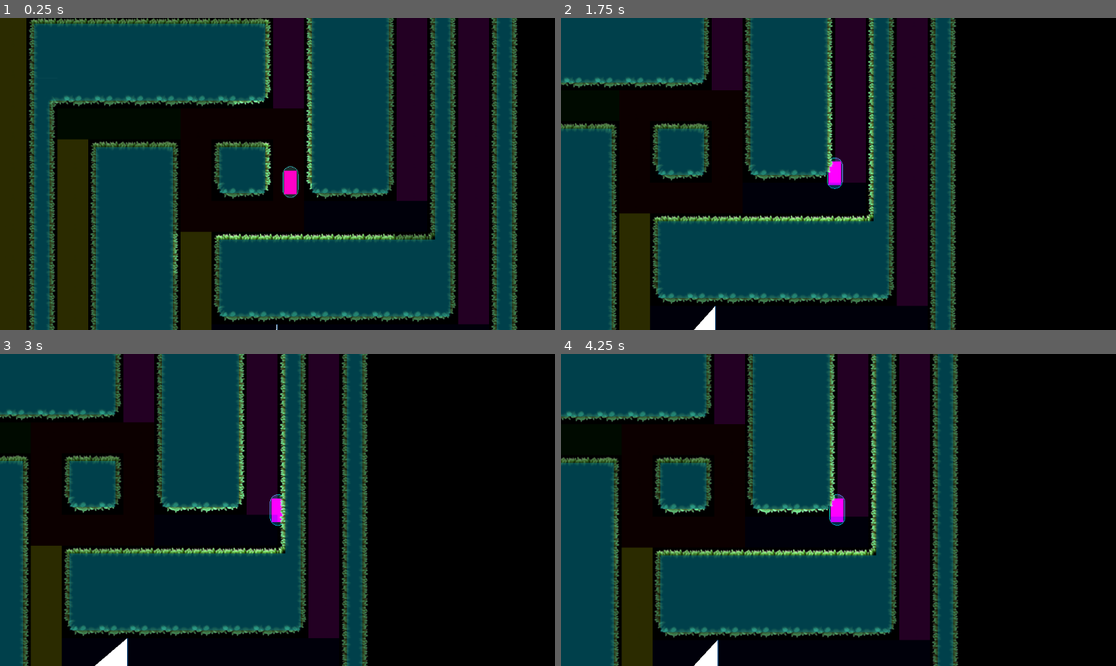
Above: before the commit, frames 1-4 (two rows, left to right).
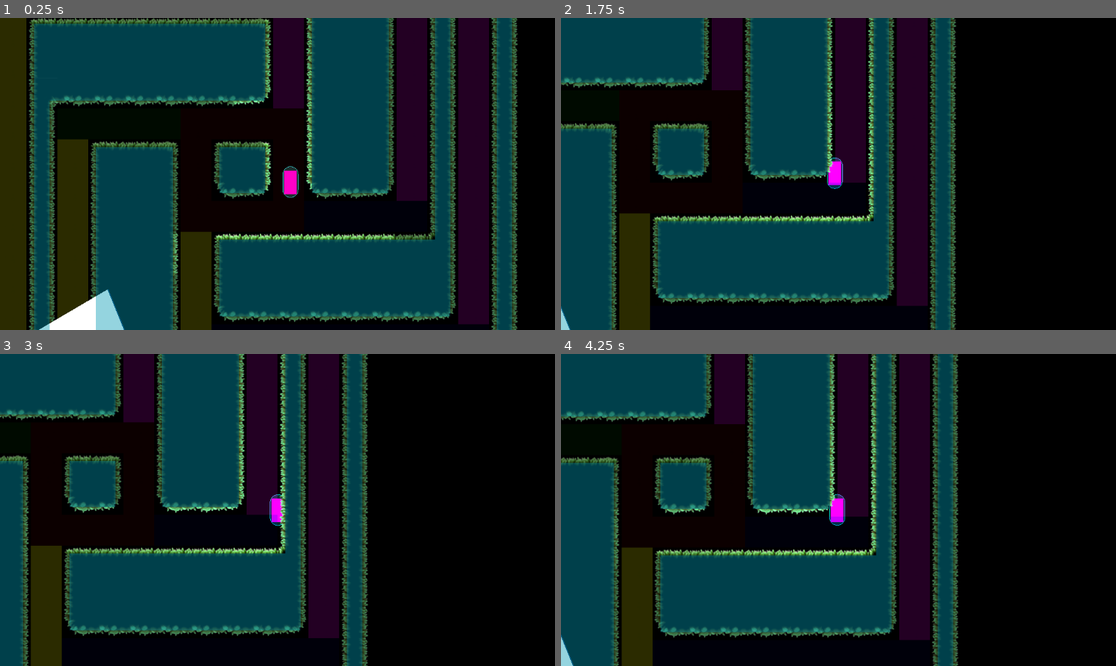
Above: after the commit, the same moments.

Repository: kit-solent/refrigerate
Game: Godot game, scene res://core/ingame.tscn
Two runs of this game, one before a commit and one after it. Both use one fixed random seed, a clock stepped at 60 frames per second and the inputs below.
Inputs:
- Up to frame 1 (0.25 s): no input
- Up to frame 2 (1.75 s): hold Right (player right) 0.53-1.28 s; tap Up (player jump) at 0.77, 1.52 s; hold Left (player left) from 1.28 s (still down)
- Up to frame 3 (3 s): release Left (player left) at 2.03 s; hold Right (player right) from 2.03 s (still down)
- Up to frame 4 (4.25 s): tap Up (player jump) at 3.02, 3.77 s; release Right (player right) at 3.53 s; hold Left (player left) from 3.53 s (still down)

The runs differ from the first frame. In frame 1, 1.0% of the frame differs, in the area x 7-51%, y 86-100%; in frame 2, 0.2%; in frame 3, 0.3%; in frame 4, 0.3%.

Commit message:
SaveBot commit at 2024-11-15 16:01:23

Diff:
--- a/core/tools.gd
+++ b/core/tools.gd
@@ -485,7 +485,6 @@
 	var stop_cast  = cast_point(target, stop , bounds)[0]
 
 	polygon.append(stop_cast)
-#	find_corners(stop, start, target, bounds)
 	polygon.append_array(find_corners(stop, start, target, bounds))
 	polygon.append(start_cast)
 
@@ -498,7 +497,7 @@
 	for i in segments:
 		polygons.append(cast_polygon(target, i[0], i[1], bounds))
 
-	#TODO polygons = merge_polygons(polygons)
+	# TODO polygons = merge_polygons(polygons)
 
 	return polygons
 
@@ -509,6 +508,10 @@
 	which corner points need to be included. If `direction` is true then the corners will be added in
 	a clockwise order, otherwise an anticlockwise order will be used.
 	"""
+	# determine the direction using cross products
+	var cross = (point1 - target).cross(point2 - target)
+	direction = cross > 0
+
 	# the corners of the bounds.
 	var bounds_tl = bounds.position
 	var bounds_tr = bounds.position + Vector2.RIGHT * bounds.size.x
@@ -537,35 +540,18 @@
 	# sort the angles from smallest to largest so that they travel in a clockwise order.
 	angles.sort()
 
-	#if not direction:
-		## if we are going the other direction then reverse the angles to travel in an anticlockwise order.
-		#angles.reverse()
-
-	var chosen_angles = angles.slice(
-		angles.find(min(angle_a, angle_b)) + 1, # add 1 to make the slice both ends exclusive.
-		angles.find(max(angle_a, angle_b))
-	)
-
-	if Core.debug_frame:
-		var t={angle_br:"Bottom Right", angle_tr:"Top Right",angle_tl:"Top Left",angle_bl:"Bottom Left",angle_a:"Angle A",angle_b:"Angle B"}
-		var _angles = []
-		for i in angles:
-			_angles.append(t[i])
-		var _cho = []
-		for i in chosen_angles:
-			_cho.append(t[i])
-		print("\n\n\n")
-		print("All angles: ", _angles)
-		print("Chosen angles: ", _cho)
-		print()
-		print("Bottom Right: ", angle_br)
-		print("Bottom Left: ", angle_bl)
-		print("Top Left: ", angle_tl)
-		print("Top Right: ", angle_tr)
-		print()
-		print("Angle a: ", angle_a)
-		print("Angle b: ", angle_b)
-
+	# move angle_a to the start of the array.
+	angles = angles.slice(angles.find(angle_a)) + angles.slice(0, angles.find(angle_a))
+
+	var chosen_angles
+	if direction:
+		# this is all the angles between a and b in a clockwise order.
+		chosen_angles = angles.slice(1, angles.find(angle_b))
+	else:
+		# this is all the angles between a and b in an anticlockwise order.
+		# take all the angles after b and then reverse their order
+		chosen_angles = angles.slice(angles.find(angle_b) + 1)
+		chosen_angles.reverse()
 
 	# convert the chosen angles into corner positions
 	var corners = []
--- a/levels/level1.tscn
+++ b/levels/level1.tscn
@@ -8,3 +8,8 @@
 
 [node name="portal" parent="." index="0" instance=ExtResource("2_eug51")]
 position = Vector2(71.4334, 352.304)
+
+[node name="line" parent="portal" index="0"]
+points = PackedVector2Array(-273.433, 87.696, -351.433, -104.304)
+
+[editable path="portal"]
